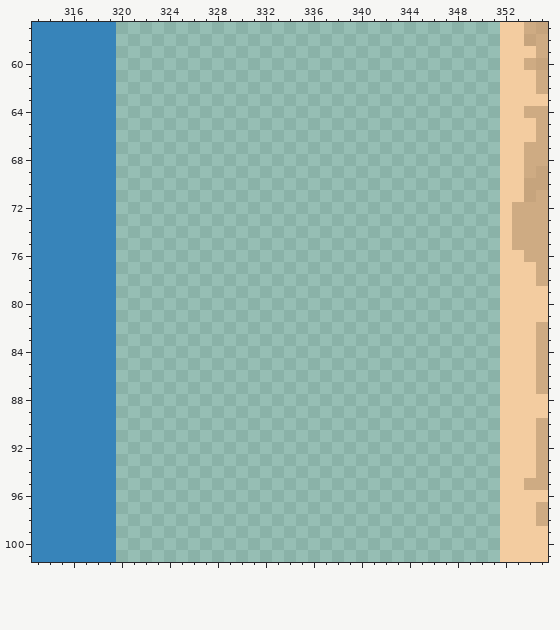
One commit to this pixel-art file: res/images/world/ground/allground.aseprite. Above: the version before the commit.
448x448 pixels, 1 frame. Colours within 5 levels of each other are drawn and written as one. Shown: x 313..355, y 57..101. The commit also changed other parts of the picture, which this record leaves out.
Once edited:
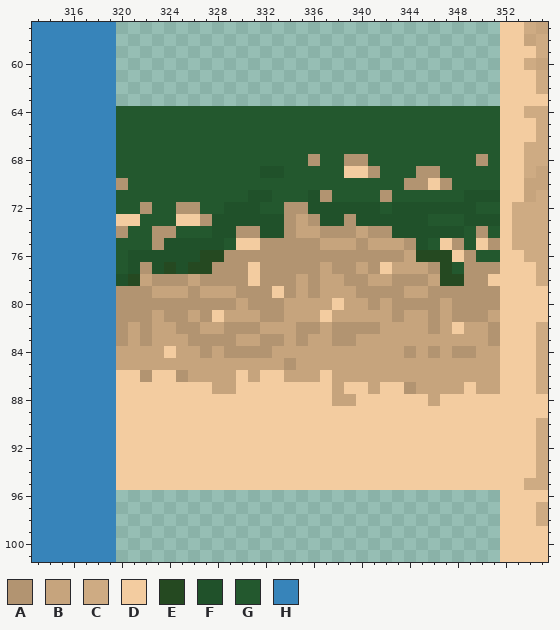
Palette (. is transparent): A #b29471  B #c6a47d  C #ceab83  D #f3cca0  E #254921  F #20512a  G #23582e  H #3784ba
From old to new:
Changed rows in their new state; - is an unchanged pixel.
first column x 320:
 64 GGGGGGGGGGGGGGGGGGGGGGGGGGGGGGGG
 65 GGGGGGGGGGGGGGGGGGGGGGGGGGGGGGGG
 66 GGGGGGGGGGGGGGGGGGGGGGGGGGGGGGGG
 67 GGGGGGGGGGGGGGGGGGGGGGGGGGGGGGGG
 68 GGGGGGGGGGGGGGGGAGGAAGGGGGGGGGAG
 69 GGGGGGGGGGGGFFGGGGGDDAGGGAAGGGGG
 70 AGGGGGGGGGGGGGGGGGGGGGGGAADAGGGG
 71 GGGGGGGGGGGFFGGGFAGGGGAGGGGGGFFF
 72 GGAGGAAGGFFFGGAAFFFFFFGFFFFFFFGG
 73 DDGGGDDAFFFFFFABAFFAFFFFFFGGGFFF
 74 AGGAAGGGFFAAFFABBAAABAAFFFFFFGAG
 75 GGGAFFFFFGDDAAAAABBBABBBAFGDAGDA
 76 GFFFFFFEEAAAAAAAAAAAAAAABEEEDAGG
 77 GFAFEFEEAAADAAAAABAABADBBBAEGAAA
 78 FEBAAABAAAADAAABABBAABBAAABEEAAD
 79 AAABBBABBBAAADABABBBAAAABBAAAAAA
 80 AAAAAAAAAABAAABBBBDBBABAAAABAAAA
 81 AAABAABADBBBAABBBDBBBBBABBABAAAB
 82 ABABBAABBAAABBBAABAAAABBBBABDBBA
 83 ABABBBAAAABBAABABBAABBBBBBBBBBBA
 84 BBBBDBBABAAAABBBBBBBBBBBABABAABB
 85 BBBBBBBBBBBBBBABBBBBBBBBBBBBBBBB
 86 DDADDABBBBDBDDBBBDBBBBBBBBBBBBBB
 87 DDDDDDDDBBDDDDDDDDBDDBDDABBBBDBB
 88 DDDDDDDDDDDDDDDDDDBBDDDDDDBDDDDD
 89 DDDDDDDDDDDDDDDDDDDDDDDDDDDDDDDD
 90 DDDDDDDDDDDDDDDDDDDDDDDDDDDDDDDD
 91 DDDDDDDDDDDDDDDDDDDDDDDDDDDDDDDD
 92 DDDDDDDDDDDDDDDDDDDDDDDDDDDDDDDD
 93 DDDDDDDDDDDDDDDDDDDDDDDDDDDDDDDD
 94 DDDDDDDDDDDDDDDDDDDDDDDDDDDDDDDD
 95 DDDDDDDDDDDDDDDDDDDDDDDDDDDDDDDD
Boxes around the changes in both pictures, in picture pixels (x1, y1, x2, y2):
added: (116, 106, 500, 490)
